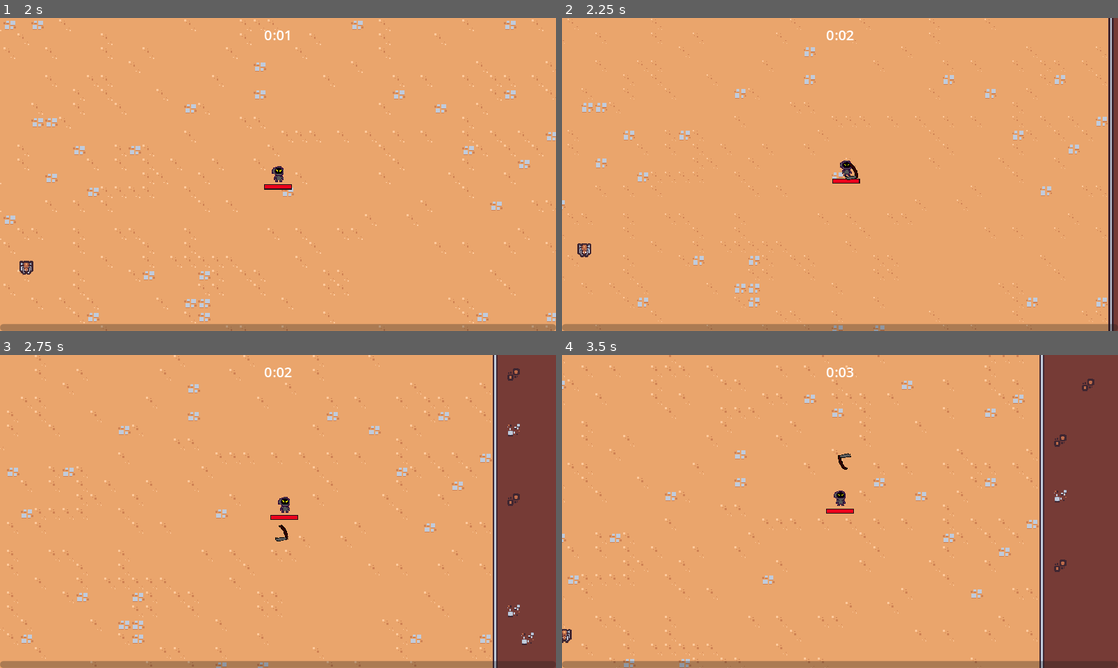
Above: before the commit, frames 1-4 (two rows, left to right).
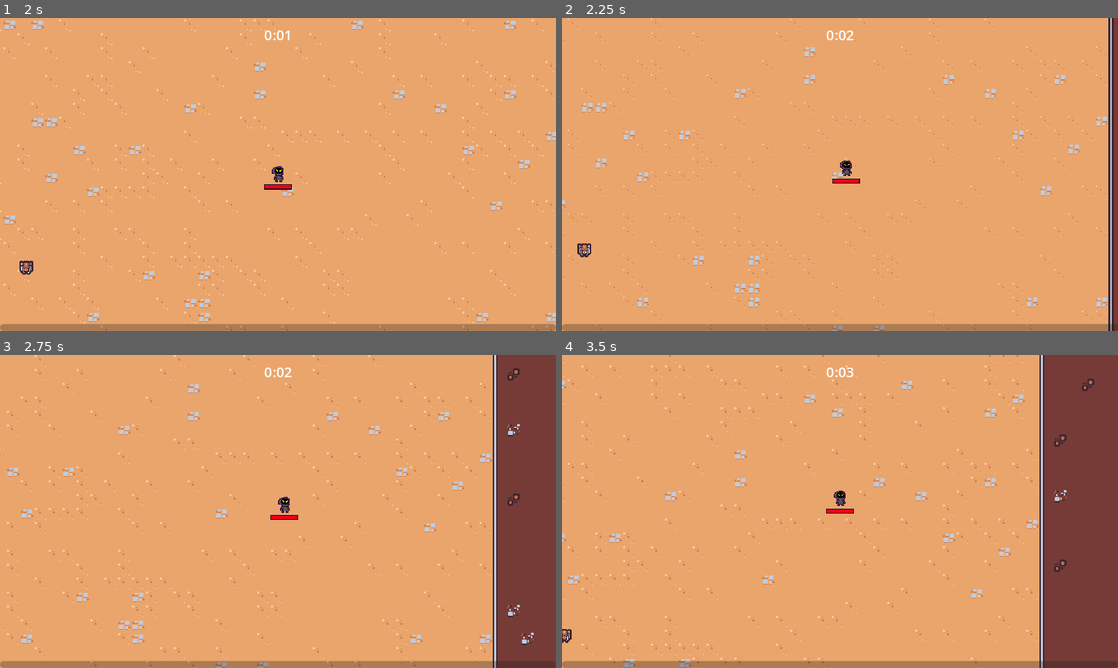
Above: after the commit, the same moments.

Repository: RyanLeB/Shrouded
Game: Godot game, scene res://Scenes/Main/main.tscn
Same seed, same stepped clock (60 frames per second), same inputs: the game is played once before the commit and once after it.
Inputs (mouse positions are in pixels of both pictures, inside the frame that each line leads up to):
- Up to frame 1 (2 s): move the mouse to (400, 158) at 0.52 s; press the mouse at (400, 158) at 0.53 s; hold D (move_right) 0.53-1.28 s; move the mouse to (166, 190) at 1.27 s; release the mouse at (166, 190) at 1.28 s; hold S (move_down) from 1.28 s (still down); click (166, 190) at 1.35 s
- Up to frame 2 (2.25 s): move the mouse to (895, 105) at 2.02 s; release S (move_down) at 2.03 s; press the mouse at (895, 105) at 2.03 s; hold D (move_right) from 2.03 s (still down)
- Up to frame 3 (2.75 s): keep holding D (move_right)
- Up to frame 4 (3.5 s): move the mouse to (812, 574) at 2.77 s; release D (move_right) at 2.78 s; release the mouse at (812, 574) at 2.78 s; hold W (move_up) from 2.78 s (still down); click (812, 574) at 2.85 s

Frame 1 is identical in both runs. In frame 2, less than 0.1% of the frame differs, in the area x 50-54%, y 46-52%; in frame 3, less than 0.1%, in the area x 49-52%, y 54-60%; in frame 4, less than 0.1%.

Commit message:
Upgrades fixed

Diff:
--- a/Scenes/Ability/scythe_ability_controller/scythe_ability_controller.tscn
+++ b/Scenes/Ability/scythe_ability_controller/scythe_ability_controller.tscn
@@ -8,5 +8,5 @@
 scythe_ability_scene = ExtResource("2_hsxct")
 
 [node name="Timer" type="Timer" parent="."]
-wait_time = 2.0
+wait_time = 3.5
 autostart = true
--- a/Scenes/game_object/Player/player.gd
+++ b/Scenes/game_object/Player/player.gd
@@ -6,6 +6,7 @@
 @onready var damage_interval_timer = $DamageIntervalTimer
 @onready var health_component = $HealthComponent
 @onready var health_bar = $HealthBar
+@onready var abilities = $Abilities
 
 var number_colliding_bodies = 0
 
@@ -15,7 +16,9 @@
 	$CollisionArea2D.body_exited.connect(on_body_exited)
 	damage_interval_timer.timeout.connect(on_damage_interval_timer_timeout)
 	health_component.health_changed.connect(on_health_changed)
+	GameEvent.ability_upgrade_added.connect(on_ability_upgrade_added)
 	update_health_display()
+
 
 func _process(delta):
 	var movement_vector = get_movement_vector()
@@ -56,3 +59,10 @@
 
 func on_health_changed():
 	update_health_display()
+
+func on_ability_upgrade_added(ability_upgrade: AbilityUpgrade, current_upgrades: Dictionary):
+	if not ability_upgrade is Ability:
+		return
+
+	var ability = ability_upgrade as Ability
+	abilities.add_child(ability.ability_controller_scene.instantiate())
--- a/Scenes/game_object/Player/player.tscn
+++ b/Scenes/game_object/Player/player.tscn
@@ -1,9 +1,8 @@
-[gd_scene load_steps=11 format=3 uid="uid://ch8vxxiweatbb"]
+[gd_scene load_steps=10 format=3 uid="uid://ch8vxxiweatbb"]
 
 [ext_resource type="Script" path="res://Scenes/game_object/Player/player.gd" id="1_fabc8"]
 [ext_resource type="PackedScene" uid="uid://daejyk1n81nqr" path="res://Scenes/component/health_component.tscn" id="2_12ktq"]
 [ext_resource type="PackedScene" uid="uid://c5og622r3s70n" path="res://Scenes/Ability/sword_ability_controller/sword_ability_controller.tscn" id="2_tyonw"]
-[ext_resource type="PackedScene" uid="uid://clc82wv1hhc8c" path="res://Scenes/Ability/scythe_ability_controller/scythe_ability_controller.tscn" id="4_45xu7"]
 [ext_resource type="Texture2D" uid="uid://ds6cclediub2j" path="res://Scenes/game_object/GreyHoodguy1.png" id="4_wn8e4"]
 
 [sub_resource type="StyleBoxFlat" id="StyleBoxFlat_17ou2"]
@@ -32,11 +31,9 @@
 
 [node name="HealthComponent" parent="." instance=ExtResource("2_12ktq")]
 
-[node name="AbilityManager" type="Node" parent="."]
+[node name="Abilities" type="Node" parent="."]
 
-[node name="SwordAbilityController" parent="AbilityManager" instance=ExtResource("2_tyonw")]
-
-[node name="AxeAbilityController" parent="AbilityManager" instance=ExtResource("4_45xu7")]
+[node name="SwordAbilityController" parent="Abilities" instance=ExtResource("2_tyonw")]
 
 [node name="DamageIntervalTimer" type="Timer" parent="."]
 wait_time = 0.5
--- a/Scenes/manager/upgrade_manager.gd
+++ b/Scenes/manager/upgrade_manager.gd
@@ -12,21 +12,7 @@
 	experience_manager.level_up.connect(on_level_up)
 
 
-func on_level_up(current_level: int):
-	var chosen_upgrade = upgrade_pool.pick_random() as AbilityUpgrade
-	if chosen_upgrade == null:
-		return
-
-	var upgrade_screen_instance = upgrade_screen_scene.instantiate()
-	add_child(upgrade_screen_instance)
-	upgrade_screen_instance.set_ability_upgrades([chosen_upgrade] as Array[AbilityUpgrade])
-	upgrade_screen_instance.upgrade_selected.connect(on_upgrade_selected)
-
 func apply_upgrade(upgrade: AbilityUpgrade):
-	var chosen_upgrade = upgrade_pool.pick_random()
-	if chosen_upgrade == null:
-		return
-
 	var has_upgrade = current_upgrades.has(upgrade.id)
 	if !has_upgrade:
 		current_upgrades[upgrade.id] = {
@@ -36,7 +22,35 @@
 	else:
 		current_upgrades[upgrade.id]["quantity"] += 1
 
+	if upgrade.max_quantity > 0:
+		var current_quantity = current_upgrades[upgrade.id]["quantity"]
+		if current_quantity == upgrade.max_quantity:
+			upgrade_pool = upgrade_pool.filter(func (pool_upgrade): return pool_upgrade.id != upgrade.id)
+
 	GameEvent.emit_ability_upgrade_added(upgrade, current_upgrades)
+
+
+func pick_upgrades():
+	var chosen_upgrades: Array[AbilityUpgrade] = []
+	var filtered_upgrades = upgrade_pool.duplicate()
+	for i in 2:
+		if filtered_upgrades.size() == 0:
+			break
+		var chosen_upgrade = filtered_upgrades.pick_random() as AbilityUpgrade
+		chosen_upgrades.append(chosen_upgrade)
+		filtered_upgrades = filtered_upgrades.filter(func (upgrade): return upgrade.id != chosen_upgrade.id)
+
+
+	return chosen_upgrades
+
 
 func on_upgrade_selected(upgrade: AbilityUpgrade):
 	apply_upgrade(upgrade)
+
+
+func on_level_up(current_level: int):
+	var upgrade_screen_instance = upgrade_screen_scene.instantiate()
+	add_child(upgrade_screen_instance)
+	var chosen_upgrades = pick_upgrades()
+	upgrade_screen_instance.set_ability_upgrades(chosen_upgrades as Array[AbilityUpgrade])
+	upgrade_screen_instance.upgrade_selected.connect(on_upgrade_selected)
--- a/Scenes/manager/upgrade_manager.tscn
+++ b/Scenes/manager/upgrade_manager.tscn
@@ -1,10 +1,11 @@
-[gd_scene load_steps=4 format=3 uid="uid://c6b8mn6mye12d"]
+[gd_scene load_steps=5 format=3 uid="uid://c6b8mn6mye12d"]
 
 [ext_resource type="Script" path="res://Scenes/manager/upgrade_manager.gd" id="1_42c5l"]
 [ext_resource type="Resource" uid="uid://36j5psngjx13" path="res://resources/upgrades/sword_rate.tres" id="2_ysfd6"]
 [ext_resource type="PackedScene" uid="uid://dagssqm3no7pg" path="res://Scenes/ui/upgrade_screen.tscn" id="3_uucg3"]
+[ext_resource type="Resource" uid="uid://cqrcxr5ffr8pb" path="res://resources/upgrades/scythe.tres" id="3_v5sod"]
 
 [node name="UpgradeManager" type="Node"]
 script = ExtResource("1_42c5l")
-upgrade_pool = Array[Resource("res://resources/upgrades/ability_upgrade.gd")]([ExtResource("2_ysfd6")])
+upgrade_pool = Array[Resource("res://resources/upgrades/ability_upgrade.gd")]([ExtResource("2_ysfd6"), ExtResource("3_v5sod")])
 upgrade_screen_scene = ExtResource("3_uucg3")
--- /dev/null
+++ b/resources/upgrades/ability.gd
@@ -0,0 +1,4 @@
+extends AbilityUpgrade
+class_name Ability
+
+@export var ability_controller_scene: PackedScene
--- a/resources/upgrades/ability_upgrade.gd
+++ b/resources/upgrades/ability_upgrade.gd
@@ -2,5 +2,6 @@
 class_name AbilityUpgrade
 
 @export var id: String
+@export var max_quantity: int
 @export var name: String
 @export_multiline var description: String
--- /dev/null
+++ b/resources/upgrades/scythe.tres
@@ -0,0 +1,12 @@
+[gd_resource type="Resource" script_class="Ability" load_steps=3 format=3 uid="uid://cqrcxr5ffr8pb"]
+
+[ext_resource type="Script" path="res://resources/upgrades/ability.gd" id="1_gdqgt"]
+[ext_resource type="PackedScene" uid="uid://clc82wv1hhc8c" path="res://Scenes/Ability/scythe_ability_controller/scythe_ability_controller.tscn" id="1_nhckv"]
+
+[resource]
+script = ExtResource("1_gdqgt")
+ability_controller_scene = ExtResource("1_nhckv")
+id = "scythe"
+max_quantity = 1
+name = "Spectral Scythe"
+description = "Periodically sends out a spinning scythe in a spiral motion."
--- a/resources/upgrades/sword_rate.tres
+++ b/resources/upgrades/sword_rate.tres
@@ -1,9 +1,10 @@
-[gd_resource type="Resource" load_steps=2 format=3 uid="uid://36j5psngjx13"]
+[gd_resource type="Resource" script_class="AbilityUpgrade" load_steps=2 format=3 uid="uid://36j5psngjx13"]
 
 [ext_resource type="Script" path="res://resources/upgrades/ability_upgrade.gd" id="1_t63tr"]
 
 [resource]
 script = ExtResource("1_t63tr")
 id = "sword_rate"
+max_quantity = 5
 name = "Quick Sword"
 description = "Increases sword attack rate by 10%. Stackable"
